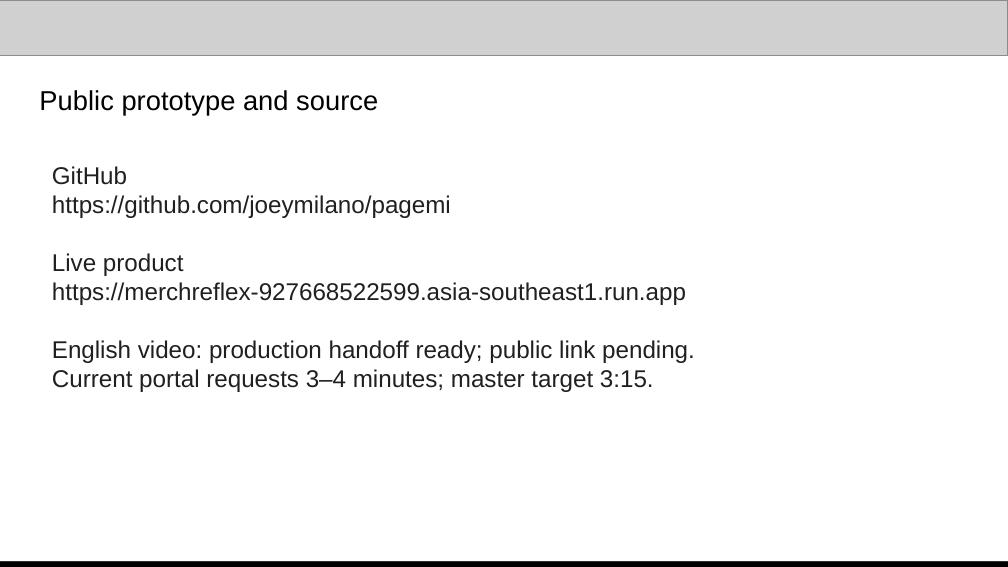
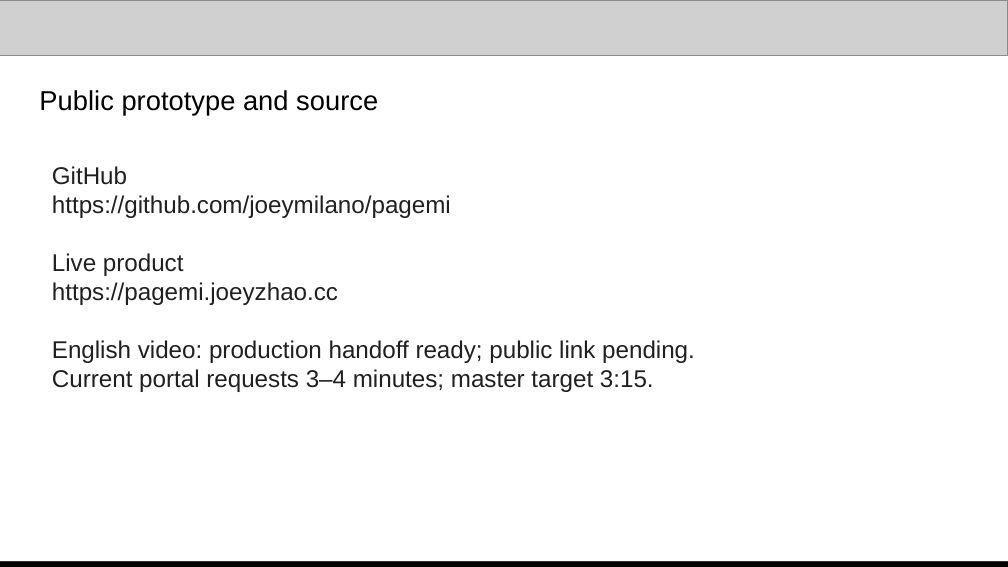
Before and after one commit to joeymilano/pagemi, a slide deck: slide 14 of docs/submission/Pagemi_Official_Template_2026-10-18.pptx. Drawn at 1008x567 pixels with LibreOffice and Linux fonts; fonts in the diff are those of the drawing; grey boxes stand for pictures. Boxes give left, top, right and bottom in pixels: in the first picture for what was removed or moved away, otherwise in the second. Text is boxed around its words. In the diff, an @@ line names an element or a change of style, - is before the commit and + after.

Commit message:
Serve Pagemi at branded domain and update submission links

```diff
--- a/docs/submission/Pagemi_Official_Template_2026-10-18.pptx
+++ b/docs/submission/Pagemi_Official_Template_2026-10-18.pptx
@@ text at box(52, 282, 338, 305): text changed @@
-https://merchreflex-927668522599.asia-southeast1.run.app
+https://pagemi.joeyzhao.cc
```
Also in this commit, not shown: 17 other files.
